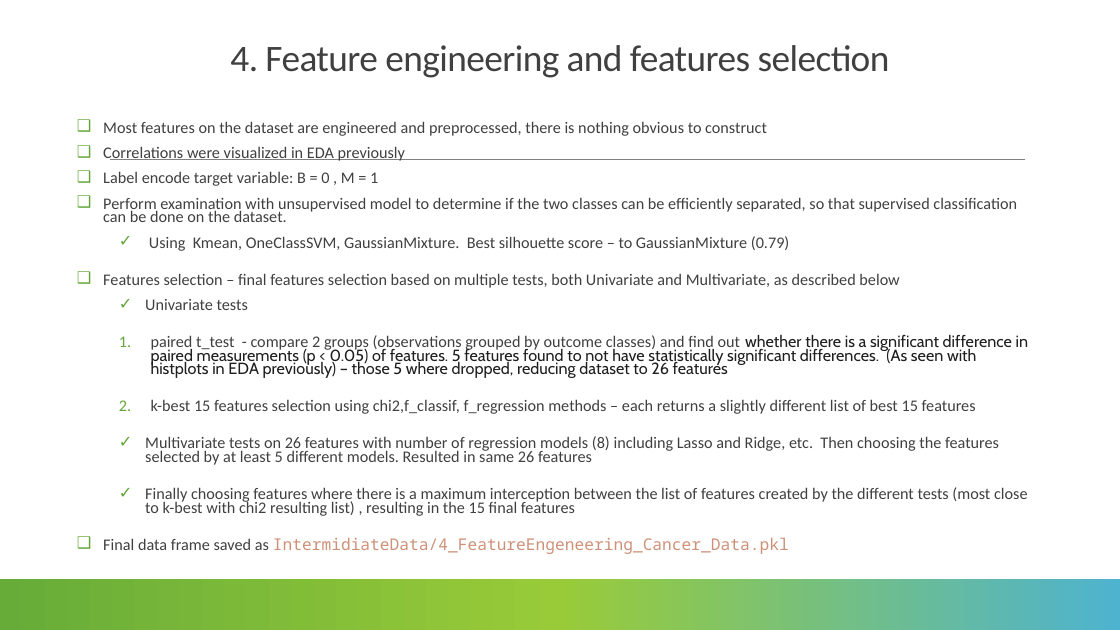
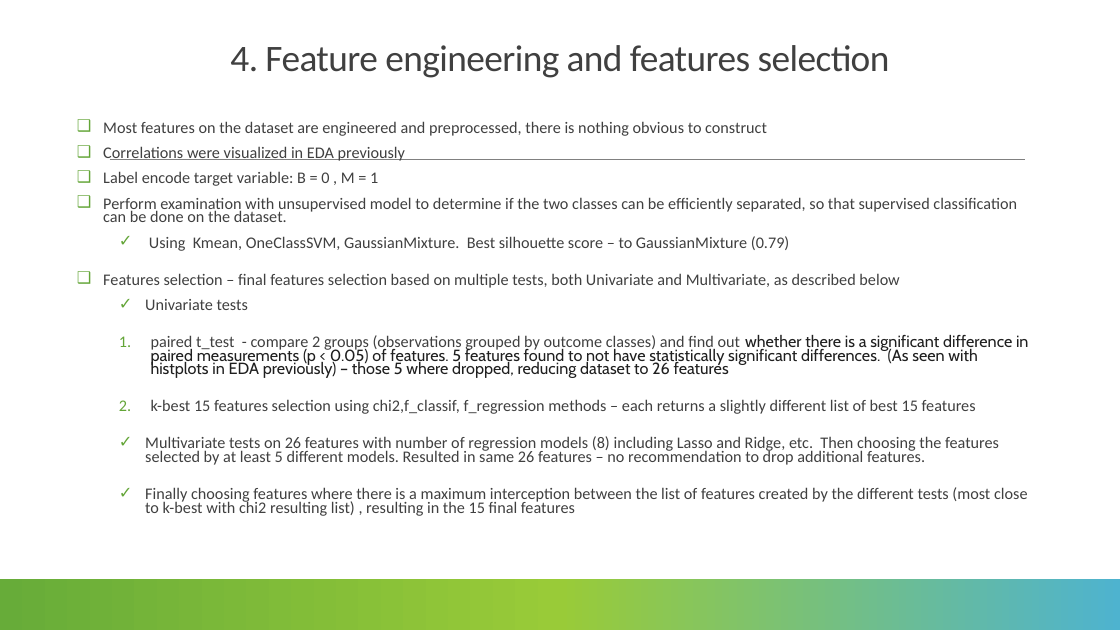
Before and after one commit to lmanov1/CancerPrediction, a slide deck: slide 10 of PROJECT_PRESENTATION.pptx (slide 8 before the commit). Drawn at 1120x630 pixels with LibreOffice and Linux fonts; fonts in the diff are those of the drawing. Boxes give left, top, right and bottom in pixels: in the first picture for what was removed or moved away, otherwise in the second. Text is boxed around its words. In the diff, an @@ line names an element or a change of style, - is before the commit and + after.

```diff
--- a/PROJECT_PRESENTATION.pptx
+++ b/PROJECT_PRESENTATION.pptx
@@ text at (x1=145, y1=436, x2=999, y2=465): text changed @@
-    ✓ Multivariate tests on 26 features with number of regression models (8) including Lasso and Ridge, etc. Then choosing the features selected by at least 5 different models. Resulted in same 26 features
+    ✓ Multivariate tests on 26 features with number of regression models (8) including Lasso and Ridge, etc. Then choosing the features selected by at least 5 different models. Resulted in same 26 features – no recommendation to drop additional features.
@@ text at (x1=103, y1=537, x2=789, y2=554): paragraph removed @@
-❑ Final data frame saved as IntermidiateData/4_FeatureEngeneering_Cancer_Data.pkl
```
Also in this commit, not shown: 9 other slides changed, 2 slides added, 2 other files.
